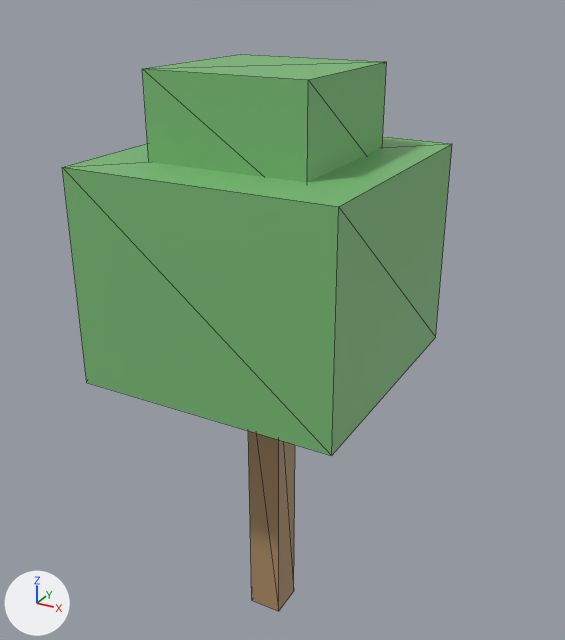
The glTF model data/islands/disksaver/glb/Prop_DS_Tree_09.glb as it was, and as the next commit left it.
Before and after are seen from a camera (50 mm lens) standing at (2.9, -5.09, 5.47) and looking at (0.02, 0.16, 2.85). The axes (+X, +Y, +Z) are drawn at lower left. The lights are the same throughout. The picture after the commit comes second. Mesh edges are drawn as thin lines. Vertices at exactly the same position are counted once.
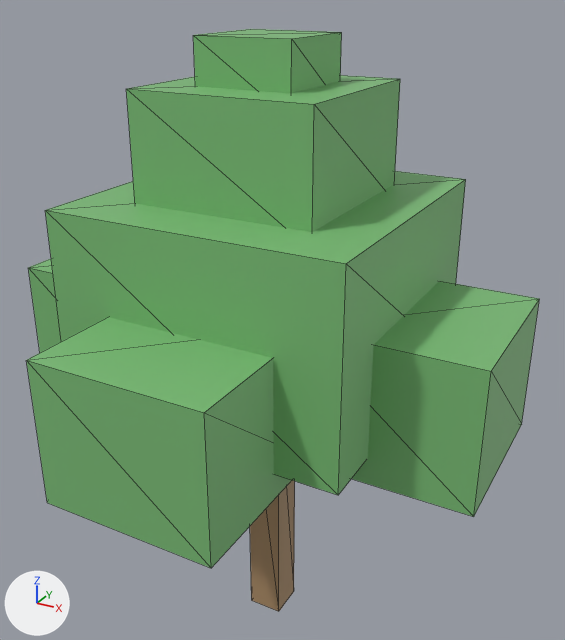
The change, as a diff of the scene's bpy script:
```diff
--- a/data/islands/disksaver/glb/Prop_DS_Tree_09.glb.py
+++ b/data/islands/disksaver/glb/Prop_DS_Tree_09.glb.py
@@ me_cube_1449 @@
 # used by ob_cube_001; location = (0.0, 0.0, 0.0)
-me_cube_1449.from_pydata(...)  # 8 vertices, 12 faces; spans x -1.06..1.06, y -1.06..1.06, z 2.55..4.25
+me_cube_1449.from_pydata(...)  # 8 vertices, 12 faces; spans x -1.17..1.17, y -1.17..1.17, z 2.34..3.95
+# me_cube_1449 part 1: the whole mesh is scaled about its middle by (1.1, 1.1, 0.95), then moved by (0.0, 0.0, -0.26)
 me_cube_1449.materials.append(mat_ds_leaf1)
@@ me_cube_1450 @@
 # used by ob_cube_002; location = (0.0, 0.0, 0.0)
-me_cube_1450.from_pydata(...)  # 8 vertices, 12 faces; spans x -0.637..0.637, y -0.637..0.637, z 4.037..4.888
-me_cube_1450.vertices[0].co = (-0.637, -0.637, 4.037)
-me_cube_1450.vertices[1].co = (-0.637, -0.637, 4.888)  # pixel (142, 68)
-me_cube_1450.vertices[2].co = (-0.637, 0.637, 4.037)
-me_cube_1450.vertices[3].co = (-0.637, 0.637, 4.888)  # pixel (240, 54)
-me_cube_1450.vertices[4].co = (0.637, -0.637, 4.037)
-me_cube_1450.vertices[5].co = (0.637, -0.637, 4.888)  # pixel (308, 79)
-me_cube_1450.vertices[6].co = (0.637, 0.637, 4.037)
-me_cube_1450.vertices[7].co = (0.637, 0.637, 4.888)  # pixel (386, 61)
+me_cube_1450.from_pydata(...)  # 8 vertices, 12 faces; spans x 0.595..1.955, y -0.68..0.68, z 2.125..3.23
+# me_cube_1450 part 2
+me_cube_1450.vertices[0].co = (0.595, -0.68, 2.125)
+me_cube_1450.vertices[1].co = (0.595, -0.68, 3.23)
+me_cube_1450.vertices[2].co = (0.595, 0.68, 2.125)
+me_cube_1450.vertices[3].co = (0.595, 0.68, 3.23)
+me_cube_1450.vertices[4].co = (1.955, -0.68, 2.125)  # pixel (473, 516)
+me_cube_1450.vertices[5].co = (1.955, -0.68, 3.23)  # pixel (491, 371)
+me_cube_1450.vertices[6].co = (1.955, 0.68, 2.125)  # pixel (521, 424)
+me_cube_1450.vertices[7].co = (1.955, 0.68, 3.23)  # pixel (539, 298)
 me_cube_1450.materials.append(mat_ds_leaf1)
@@ me_cube_1500 @@
+me_cube_1500.from_pydata(...)  # a box spanning x -0.382..0.382, y -0.382..0.382, z 4.59..5.1
+me_cube_1500.materials.append(mat_ds_leaf1)  # green #7abb76
@@ me_cube_1499 @@
+me_cube_1499.from_pydata(...)  # a box spanning x -0.722..0.722, y -0.722..0.722, z 3.825..4.76
+me_cube_1499.materials.append(mat_ds_leaf1)  # green #7abb76
@@ me_cube_1498 @@
+me_cube_1498.from_pydata(...)  # a box spanning x -0.68..0.68, y -1.955..-0.595, z 2.125..3.23
+me_cube_1498.materials.append(mat_ds_leaf1)  # green #7abb76
@@ me_cube_1496 @@
+me_cube_1496.from_pydata(...)  # a box spanning x -1.955..-0.595, y -0.68..0.68, z 2.125..3.23
+me_cube_1496.materials.append(mat_ds_leaf1)  # green #7abb76
@@ ob_cube_007 @@
+ob_cube_007 = bpy.data.objects.new('Cube.007', me_cube_1500)
+ob_cube_007.location = (0.0, 0.0, 0.0)
@@ ob_cube_006 @@
+ob_cube_006 = bpy.data.objects.new('Cube.006', me_cube_1499)
+ob_cube_006.location = (0.0, 0.0, 0.0)
@@ ob_cube_005 @@
+ob_cube_005 = bpy.data.objects.new('Cube.005', me_cube_1498)
+ob_cube_005.location = (0.0, 0.0, 0.0)
@@ ob_cube_003 @@
+ob_cube_003 = bpy.data.objects.new('Cube.003', me_cube_1496)
+ob_cube_003.location = (0.0, 0.0, 0.0)
```

What differs and where, as boxes (x1, y1, x2, y2) in the pictures (565 x 640 px):
'Cube.001', moved, rescaled (8% wider): before (62, 137, 452, 456); after (45, 171, 466, 495)
'Cube.002', reshaped: before (142, 54, 387, 182); after (352, 281, 539, 517)
'Cube.005', added (green): after (26, 317, 292, 568)
'Cube.006', added (green): after (126, 75, 400, 232)
'Cube.007', added (green): after (193, 29, 342, 93)
'Cube.003', added (green): after (28, 259, 61, 353)
